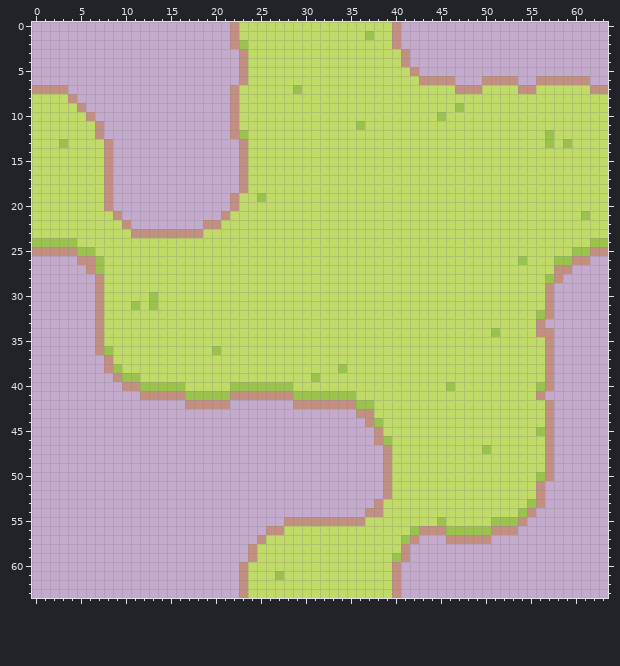
Pixel-art sprite -- Content/DualTiles.png. Above: the version before the commit.
The file is 64x64 pixels.
The result:
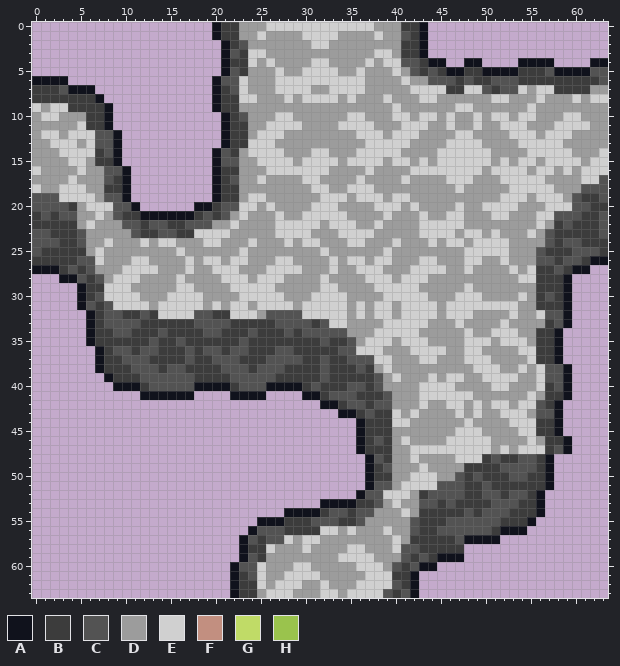
Palette (. is transparent): A #10121c  B #3c3c3c  C #535353  D #9c9c9c  E #d0d0d0  F #c28f80  G #c0db67  H #9ac34d
From old to new:
Changed rows in their new state; - is an unchanged pixel.
first column x 0:
 0 --------------------ABBDDDEEEEEEEEEEEEDDDBBA--------------------
 1 --------------------ABBDDEDDDDEEEEDDDDEDDCBA--------------------
 2 ---------------------ABCDDDDDDDEEDDDDDDDDBBA--------------------
 3 ---------------------ACBEEDDDDDDDDDDDDEEDBBA--------------------
 4 ---------------------ABBEDEDDDDEEDDDDEDEECCBAA--AA----AAAA----AA
 5 ---------------------ACBDDDEDDEEEEDDEDDDEDCBCBAABBAAAABBBCAAAACC
 6 AAAA----------------ACCEDDDEEEEEEEEEEDDDDEDDCCCBCBBCCCBBBBBBBBBC
 7 BBBCAAA-------------ABCEDDDEEEEDDEEEEDDDDDEEEEBBEECBCCEDEEBBBBDD
 8 BBBBBBBA------------ABBEEDDDEDEEEEDEDDDEDDDEEDDDDDDEEDDDEDDDEDEE
 9 EDEEBBBBA-----------ABBDDDDDDDDDDDDDDDDDEDDDDDDEEDDDDDDEDDDDDDDD
10 DEEDDDBBA------------ABCDDDEEDDDDDDEEDDDEEDEEDEDDEDEEDEEDDDEEDDD
11 DDDDDEBBA------------ABBDDEEEEDDDDEEEEDDDEEEDDEDDEDDEEEDDDEEEEDD
12 DEEDEEECCA-----------ABBDEEEDDDDDDDDEEEDEEEDDDDEEDDDDEEEDEEEDDDD
13 DDEEEDECCA-----------ABBEEEDDDDDDDDDDEEEEEDDDDEEEEDDDDEEEEEDDDDD
14 DDDEEEEBCA----------ACBDEEEEDDDEEDDDEEEEEDDDDEEEEEEDDDDEEEEEDDDE
15 DDDDEEDBBA----------ACCDDEEEEDEEEEDEEEEDEEDEDEEEEEEDEDEEDEEEEDEE
16 EDDDDEDDCCA---------ABBDDDEEEEEEEDDDDEDDDDEEEEEEEEDEEEEDEEDEDEEE
17 DDDDEDDDCBA---------ABCDDEDDDDEEDDDDEDDDDEDDDDEEEDDDEEEEEDDDDEEC
18 EDDEEEDDBBA---------ABBDDDDDDDDEEDDEEEDDDDDDDDDEDDDDDEEEEEDDDCCC
19 CCCEEEEDCCA---------ABBDEEDDDDDDEEEDEEEDEEDDDDDDDDDDEEEDEEEDCBBC
20 CCCCBDEEECCA------AABCCEEDEDDDDEEEDDDDEEEDEDDDDEDDEEEEDDDEEECCBB
21 BCBCCDDEDCBBAAAAAABCBCDEDDDEDDEEEEEDDDDEDDDEDDEEDDDEEDDDEECCCBBC
22 BBBBBDEDDDCCBCCBBCCCDDEDDDDEEEEEDEEEDDEDDDDEEEEEDDDDDDDDEDBCBBBC
23 CCBBBCDDDDDCBBCCBBEEEEDDDDDEEEEDDDEEEEDDDDDEEEEDEEDEDDDEDCBBBBBC
24 CCCBBCDDEDDDEDEEDDDEEDDDEDDDEDEEDDDEEDDDEDDDEDEEDEEEEDDDDCBCCBBB
25 CBBBBBDEDDDDDDDDEDDDDDDEDDDDDDDDEDDDDDDEDDDDDDDDEEEEEDDDCBBBCCCB
26 BBBBBCCEDDDEEDDDDEDEEDEEDDDEEDDDDEDEEDEEDDDEEDDDEEDDEDDDCCBCCBAA
27 AAABCBCDDDEEEEDDDEDDEEEDDDEEEEDDDEDDEEEDDDEEEEDDEDDDDEDEBBCBAA--
28 ---AACBCDEEEDDDDEDDDDEEEDEEEDDDDEDDDDEEEDEEEDDDDDDDDDDEEBBBA----
29 -----ABBEEEDDDDDEEDDDDEEEEEDDDDDEEDDDDEEEEEDDDDDEDDDDDDDBBBA----
30 -----ABCEEEEDDDEEEEDDDDEEEEEDDDEEEEDDDDEEEEEDDDEEEDDDDEDBCBA----
31 -----ACBCEEEEDEEEEEDEDEEDEEEEDEEEEEDEDEEDEEEEDEEEEEEEEDDBBBA----
32 ------ABCCBBCBEEEECCBBEEEDCCCCEEEEEDEDEEDEEEEDEEEDDDDEDDECCA----
33 ------ABCCCCBBBBBBCCCCBBBBBCCCCBCEEDDDDEEEEEDDDEDDDDEDDDDBCA----
34 ------ABBCCBBBCBBBBCCBBBCBBBCBCCCCCDDDEEEEEDDDDDEDDEEEDDBBA-----
35 ------ABBBBBBCBBCBBBBBBCBBBBBBBBCBBCDEEEDEEEDDDDEEEDEEEDBBA-----
36 -------ABCCBCCBBBCBCCBCCBBBCCBBBBBCCEEEDDDEEEEDDEEDDDDEEBBA-----
37 -------ABBCCCBBBBCBBCCCBBBCCCCBBCBBCCCEEDDDEEDDDEEEDDDDEBBA-----
38 -------ABBBCCCBCCBBBBCCCBCCCBBBBCBBBCBDEDDDDDDDDDEEEDDEDECCA----
39 --------ABBBCCCCCCBBBBCCCCCBBBBBCBBBBBCDEDDDEDEEDDEEEEDDECCA----
40 ---------AAABCCCCCAAAABCCCAAAABCBBBCCBCDDDDEEEEDDDDEEDDDEBCA----
41 ------------AAAAAA....AAAA....AABCCCBBBCDDDEEEEEEDDDDDDEDBBA----
42 -----------------.....-------...AABCCBCCDDDEDDEEDEDEEDEECBA-----
43 ----------------------------------AABCBBEDEDDDDEDEDDEEEDCCA-----
44 ------------------------------------ABBBEEDDDDDDEDDDDEEEBBA-----
45 ------------------------------------ABBBDDDDDDDEEEDDDDEEBBA-----
46 ------------------------------------ABCBDEDDDDEEEEEDDDDEDBBA----
47 ------------------------------------ABBBDDEEEEEEEEEDEDEEEBCA----
48 -------------------------------------ACBDDEDDDDEEEBCBBCCBA------
49 -------------------------------------ABCDDDEDDDDBBBBCCCCBA------
50 -------------------------------------ABBDDEEEDDCBCBBBCCBBA------
51 -------------------------------------ACCDEEEECCCBBCBBBBBBA------
52 ------------------------------------ACCEEEDBCCCCBBCCBCCBA-------
53 --------------------------------AAAABBCDEDDCCBCBBBBCCCBBA-------
54 ----------------------------AAAABCCBCCDDDEDBBBBBCBCCCBBBA-------
55 -------------------------AAABBBCCCBBCDDDDDCBBBCCCCCCBBBA--------
56 ------------------------ACCCBBBBEEDEDDDEDDCBBCCCCCCBAAA---------
57 -----------------------ACBCCEDEEDDDDDDDDEDBBBBBCAAAA------------
58 -----------------------ABBEDDDEDDDDEEDDDECCBBBBB----------------
59 -----------------------ACBDDDDDDDDEEEEDDDCBCBAAA----------------
60 ----------------------ACCEDDDEEDDDDDEEEDCBCAA-------------------
61 ----------------------ABCEDDEEEEDDDDDEEEBBA---------------------
62 ----------------------ABBEDEEEDDEDDDEEEECBA---------------------
63 ----------------------ABBDEEEDDDEEDEEEECBCA---------------------
Boxes around the changes in both pictures, in picture pixels (x1, y1, x2, y2):
changed: (32, 22, 608, 598)
